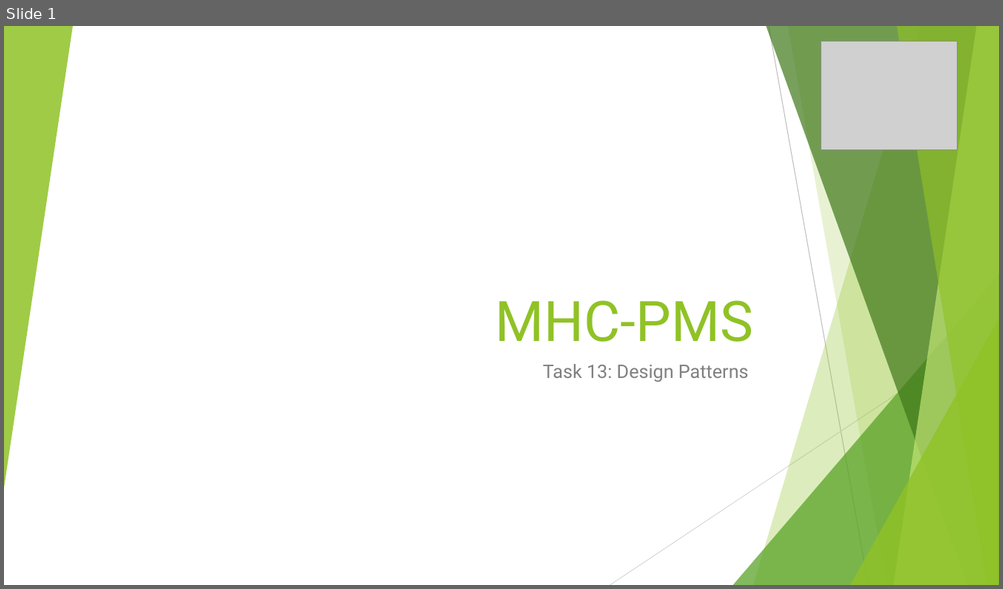
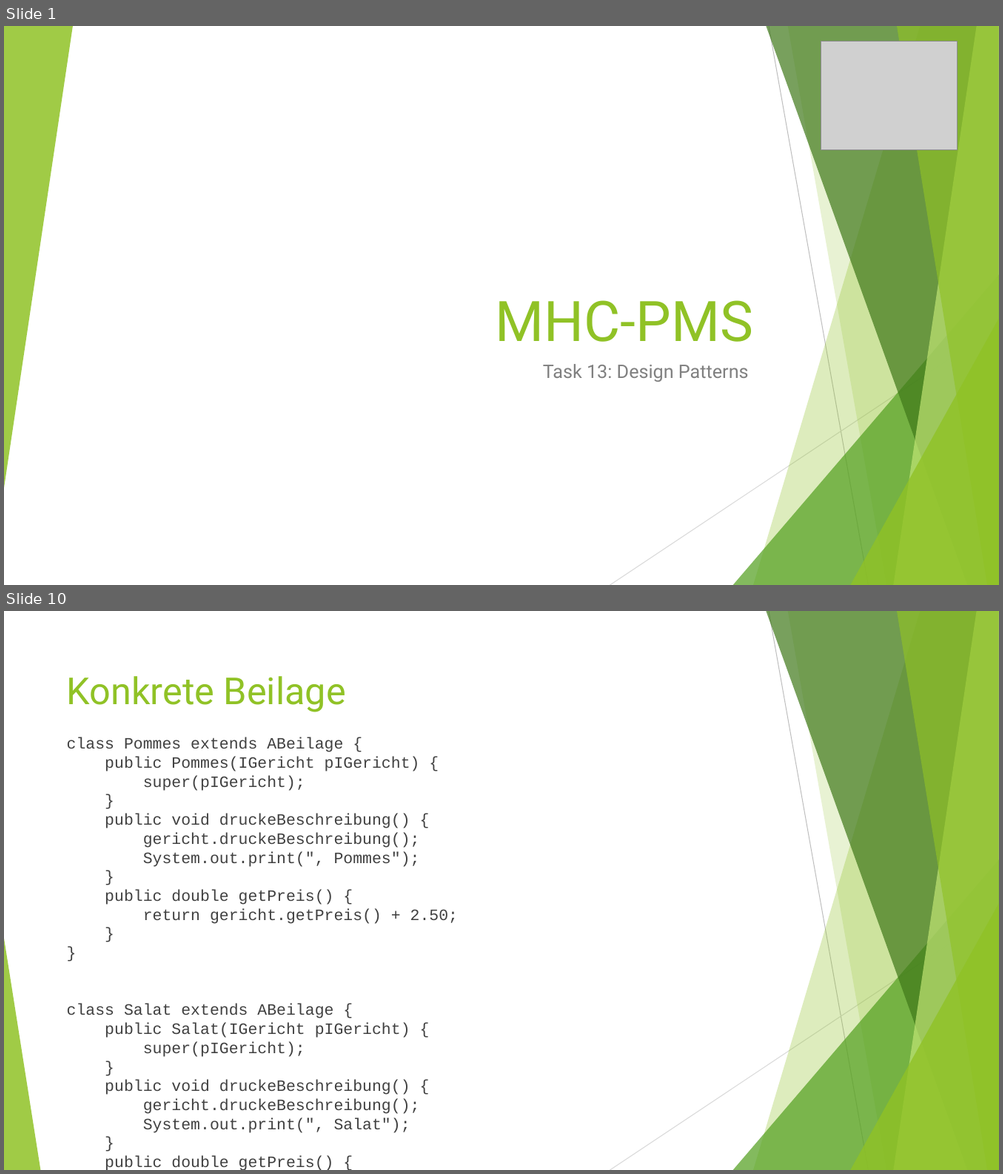
Before and after one commit to lants1/ch.bfh.bti7081.s2013.green, a slide deck: ch.bfh.bti7081.s2013.green/doc/task13/Task13_Präsentation.pptx. Shown one above the other, each under a label of ours: slide 1 before the commit, slides 1 and 10 after it; the slides between them are not shown. The pictures are 1003x589 and 1003x1174 pixels, drawn with LibreOffice and Linux fonts; fonts in the diff are those of the drawing; grey boxes stand for pictures; background and template pictures are left out. Boxes give left, top, right and bottom in pixels: in the first picture for what was removed or moved away, otherwise in the second. Text is boxed around its words. In the diff, an @@ line names an element or a change of style, - is before the commit and + after.

```diff
--- a/ch.bfh.bti7081.s2013.green/doc/task13/Task13_Präsentation.pptx
+++ b/ch.bfh.bti7081.s2013.green/doc/task13/Task13_Präsentation.pptx
@@ slide 10 added at (x1=4, y1=611, x2=999, y2=1170), background #FFFFFF; not listed: 9 template elements that a slide beside it also shows @@
@@ title added at (x1=67, y1=676, x2=346, y2=712), 36 pt, text #90C226 @@
+Konkrete Beilage
@@ text added at (x1=67, y1=738, x2=458, y2=1170), 15.3 pt, text #404040 @@
+class Pommes extends ABeilage {
+public Pommes(IGericht pIGericht) {
+super(pIGericht);
+}
+public void druckeBeschreibung() {
+gericht.druckeBeschreibung();
+System.out.print(", Pommes");
+}
+public double getPreis() {
+return gericht.getPreis() + 2.50;
+}
+}
+class Salat extends ABeilage {
+public Salat(IGericht pIGericht) {
+super(pIGericht);
+}
+public void druckeBeschreibung() {
+gericht.druckeBeschreibung();
+System.out.print(", Salat");
+}
+public double getPreis() {
+return gericht.getPreis() + 2.25;
+}
+}
@@ triangle added at (x1=4, y1=939, x2=40, y2=1170), fill #90C226 at 85% opacity @@
```
Also in this commit, not shown: 2 slides changed, 7 other slides added, 1 slide removed, 1 other file.
